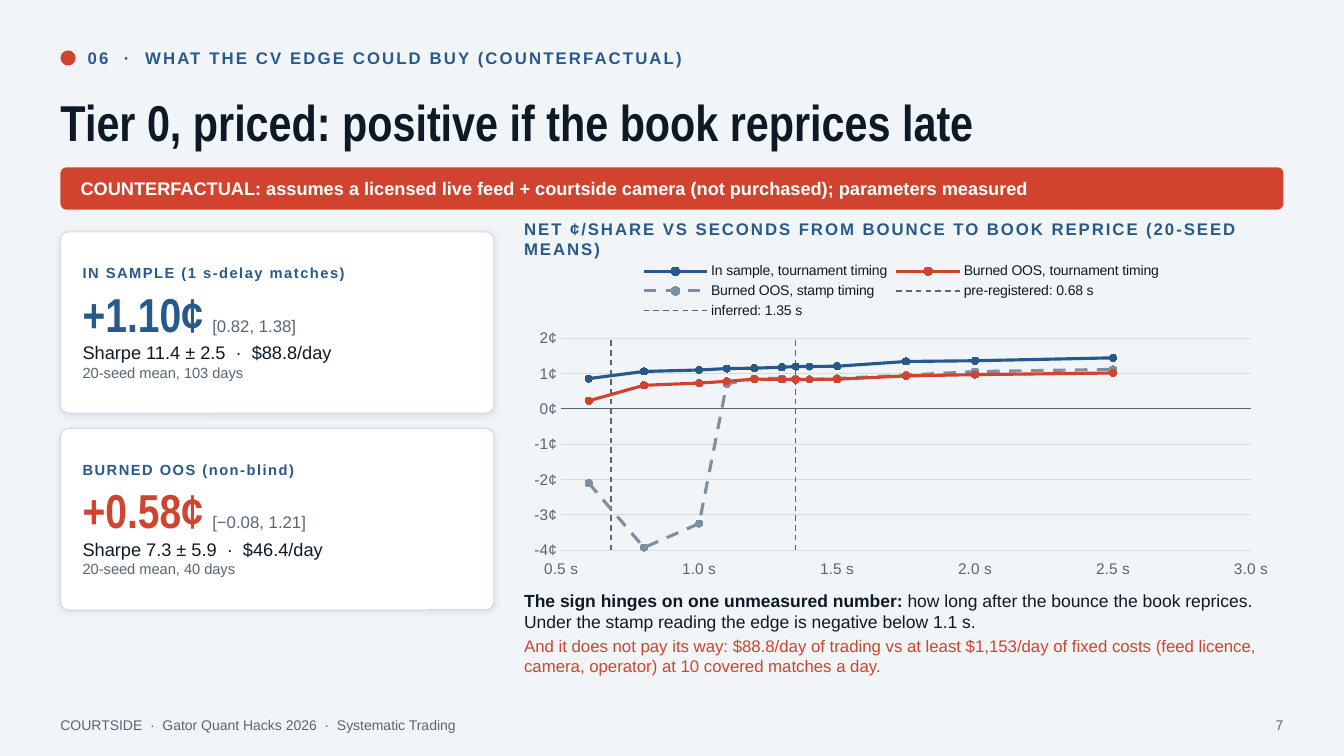
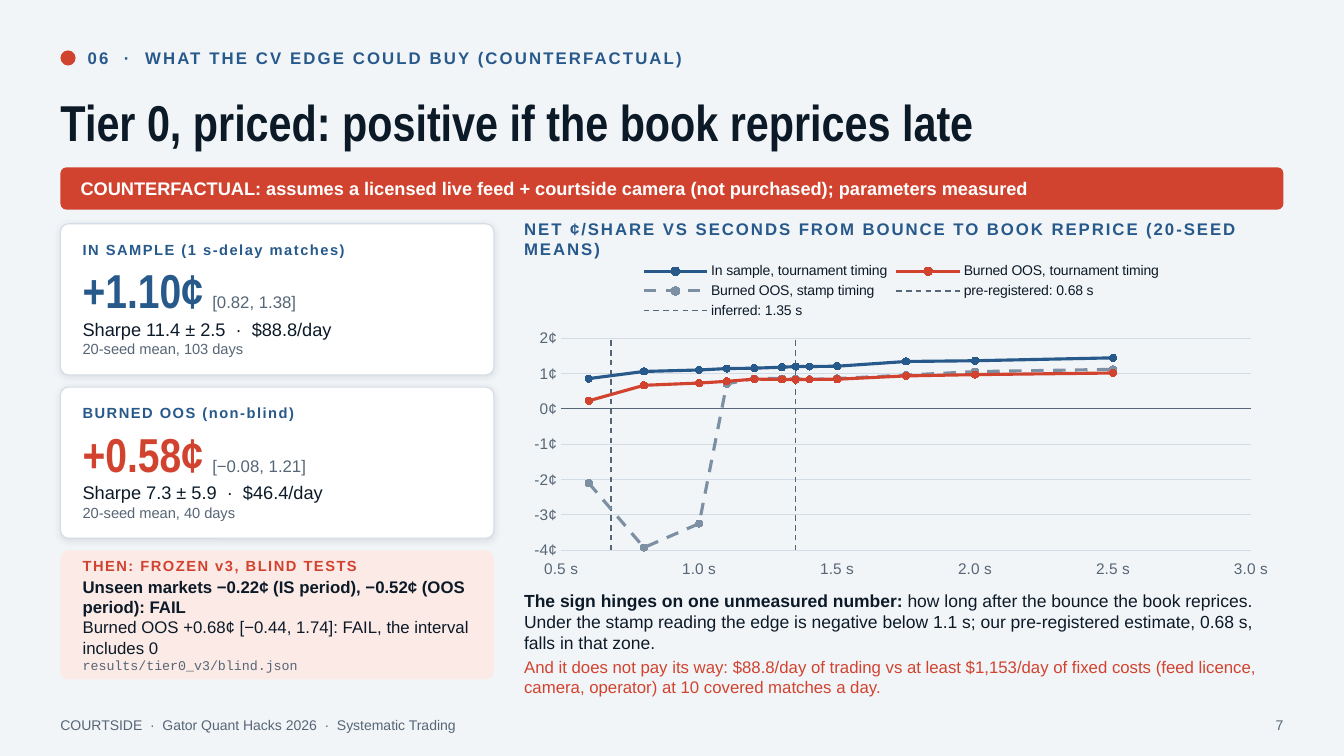
Before and after one commit to OjasMishra32/computervisionpredictivetabletennismoneymachineouuushiii, a slide deck: slide 7 of docs/deck/courtside.pptx. Drawn at 1344x756 pixels with LibreOffice and Linux fonts; fonts in the diff are those of the drawing. Boxes give left, top, right and bottom in pixels: in the first picture for what was removed or moved away, otherwise in the second. Text is boxed around its words. In the diff, an @@ line names an element or a change of style, - is before the commit and + after.

```diff
--- a/docs/deck/courtside.pptx
+++ b/docs/deck/courtside.pptx
@@ rounded rectangle: place and size @@
-rounded rectangle at (60, 232, 494, 413)
+rounded rectangle at (60, 224, 494, 375)
@@ rounded rectangle at (60, 224, 494, 375): proportions changed @@
@@ text "IN SAMPLE (1 s-delay matches)": place and size @@
-text "IN SAMPLE (1 s-delay matches)" at (83, 268, 332, 381)
+text "IN SAMPLE (1 s-delay matches)" at (83, 245, 332, 357)
@@ rounded rectangle at (60, 387, 494, 538): proportions changed @@
@@ rounded rectangle: place and size @@
-rounded rectangle at (60, 429, 494, 610)
+rounded rectangle at (60, 387, 494, 538)
@@ text "BURNED OOS (non-blind)": place and size @@
-text "BURNED OOS (non-blind)" at (83, 494, 323, 577)
+text "BURNED OOS (non-blind)" at (83, 438, 323, 521)
@@ rounded rectangle added at (60, 551, 494, 680), fill #FBEAE6 @@
@@ text added at (83, 581, 468, 673), 12 pt, text #0C1A28 @@
+THEN: FROZEN v3, BLIND TESTS
+Unseen markets −0.22¢ (IS period), −0.52¢ (OOS period): FAIL
+Burned OOS +0.68¢ [−0.44, 1.74]: FAIL, the interval includes 0
+results/tier0_v3/blind.json
@@ text at (524, 594, 1253, 649): text changed @@
-The sign hinges on one unmeasured number: how long after the bounce the book reprices. Under the stamp reading the edge is negative below 1.1 s.
+The sign hinges on one unmeasured number: how long after the bounce the book reprices. Under the stamp reading the edge is negative below 1.1 s; our pre-registered estimate, 0.68 s, falls in that zone.
```
Also in this commit, not shown: 20 other slides changed, 1 slide added, 10 other files.
